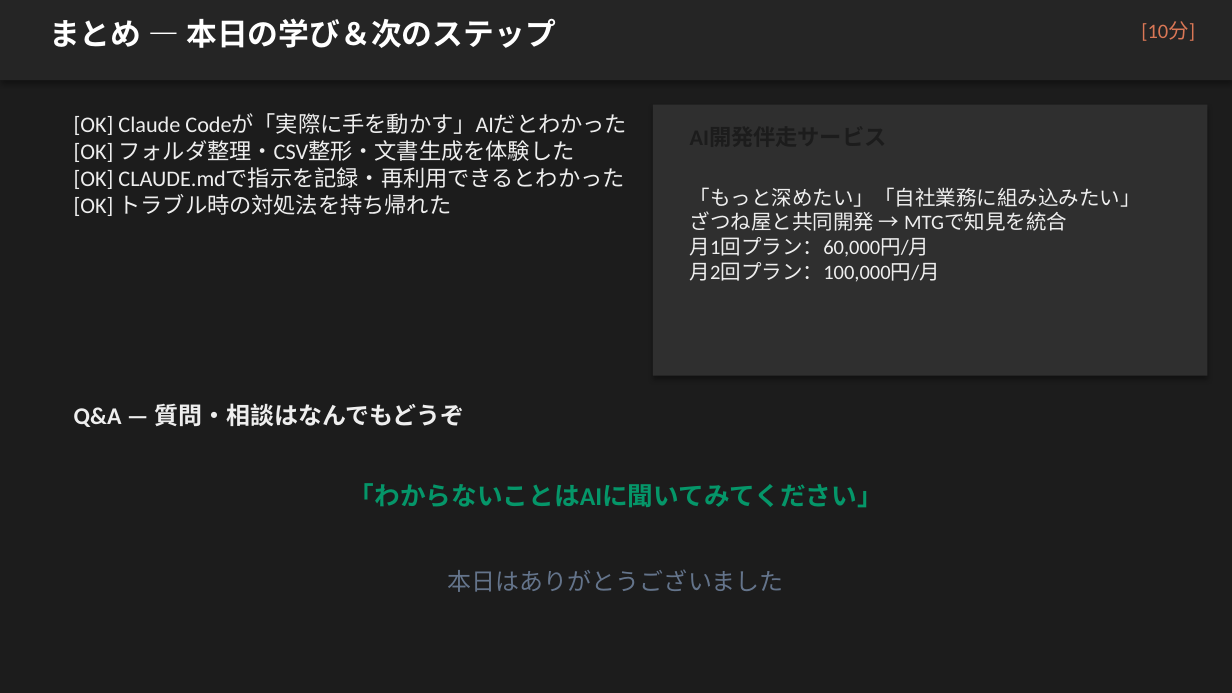
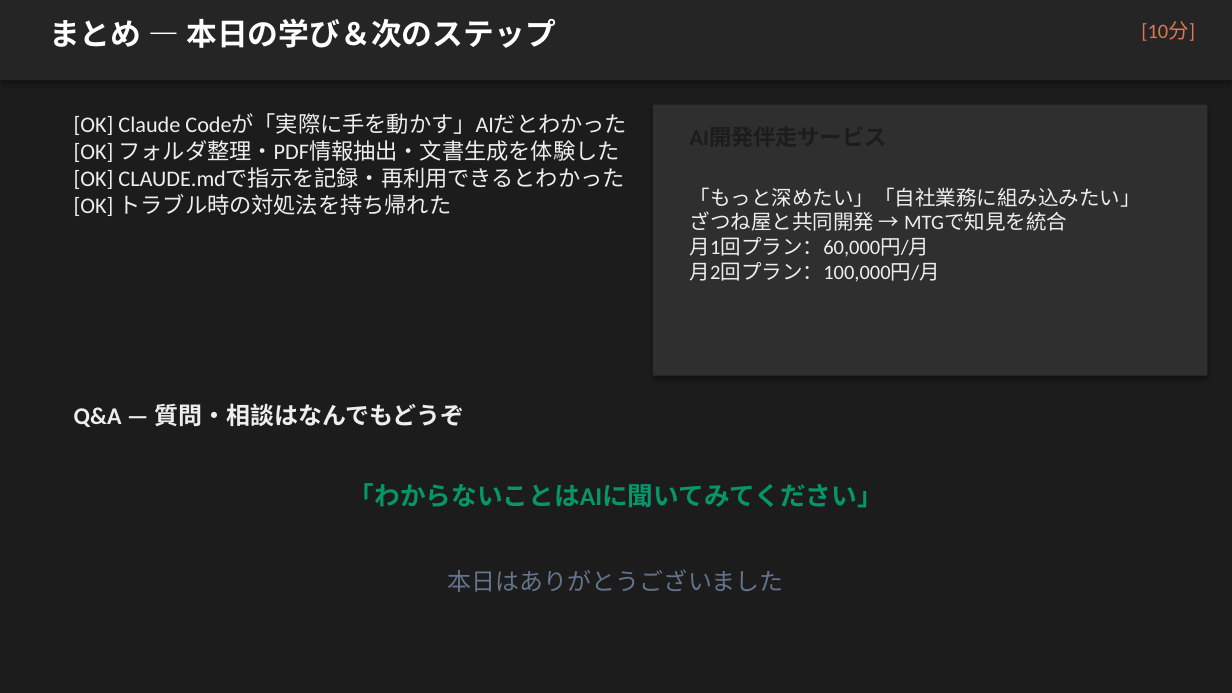
Before and after one commit to zatune-gif/kurashi-no-dodai-log, a slide deck: slide 19 of 00-01_han-ai/training-materials/course05_jissen_claude_code.pptx. Drawn at 1232x693 pixels with LibreOffice and Linux fonts; fonts in the diff are those of the drawing. Boxes give left, top, right and bottom in pixels: in the first picture for what was removed or moved away, otherwise in the second. Text is boxed around its words. In the diff, an @@ line names an element or a change of style, - is before the commit and + after.

```diff
--- a/00-01_han-ai/training-materials/course05_jissen_claude_code.pptx
+++ b/00-01_han-ai/training-materials/course05_jissen_claude_code.pptx
@@ text at (74,140,619,162): text changed @@
-[OK] フォルダ整理・CSV整形・文書生成を体験した
+[OK] フォルダ整理・PDF情報抽出・文書生成を体験した
```
Also in this commit, not shown: 5 other slides changed, 7 other files.
